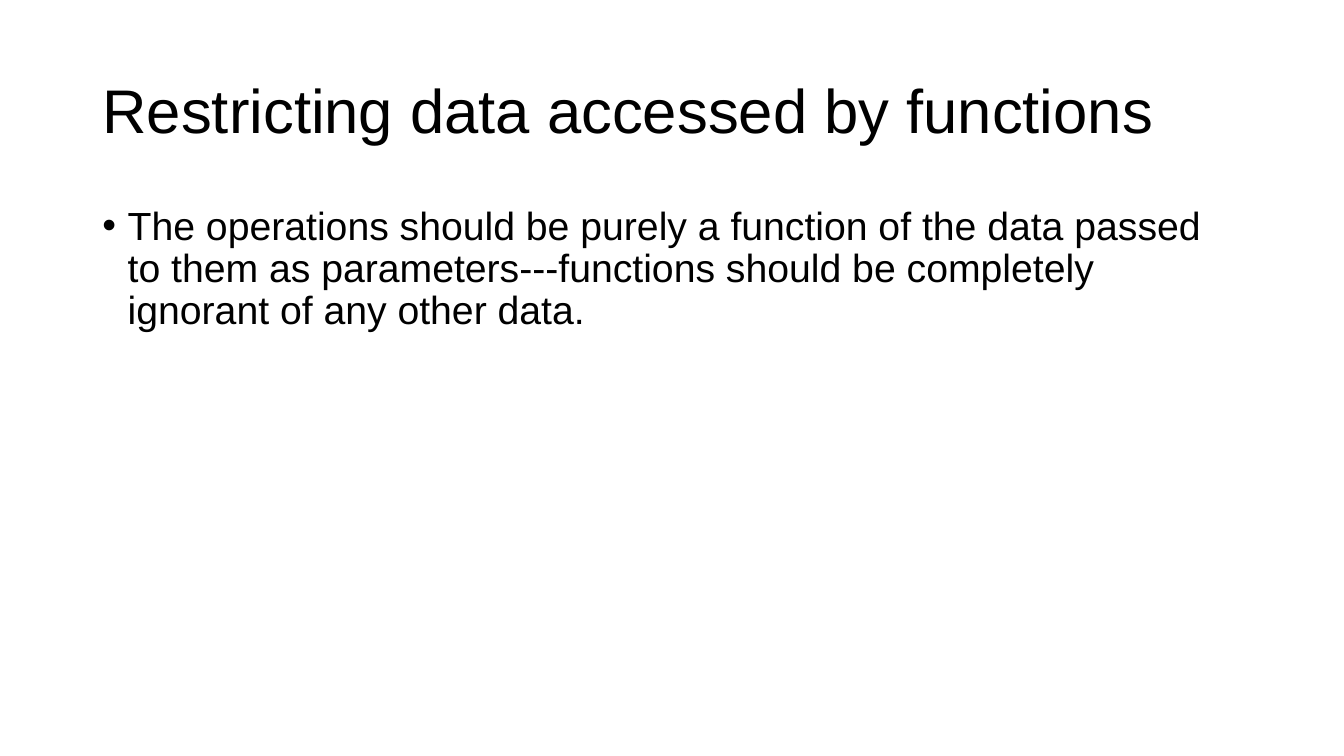
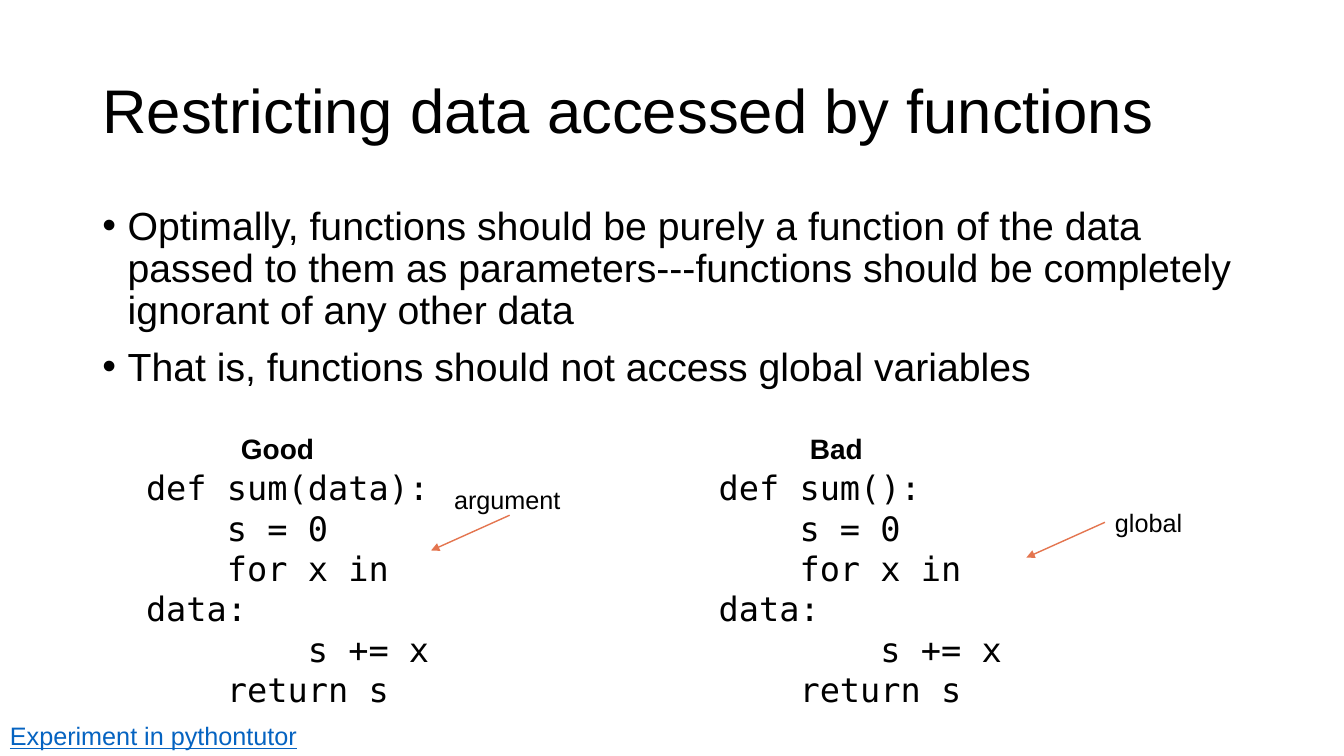
Before and after one commit to parrt/msds501, a slide deck: slide 21 of slides/functions.pptx (slide 16 before the commit). Drawn at 1344x756 pixels with LibreOffice and Linux fonts; fonts in the diff are those of the drawing; background and template pictures are left out. Boxes give left, top, right and bottom in pixels: in the first picture for what was removed or moved away, otherwise in the second. Text is boxed around its words. In the diff, an @@ line names an element or a change of style, - is before the commit and + after.

```diff
--- a/slides/functions.pptx
+++ b/slides/functions.pptx
@@ text at (128, 211, 1231, 389): text changed @@
-• The operations should be purely a function of the data passed to them as parameters---functions should be completely ignorant of any other data.
+• Optimally, functions should be purely a function of the data passed to them as parameters---functions should be completely ignorant of any other data
+• That is, functions should not access global variables
@@ text added at (241, 438, 314, 460), 20 pt, text #000000, bold @@
+Good
@@ text added at (810, 438, 863, 460), 20 pt, text #000000, bold @@
+Bad
@@ text added at (146, 474, 429, 703), 24 pt, text #000000 @@
+def sum(data):
+s = 0
+for x in data:
+s += x
+return s
@@ text added at (719, 474, 1002, 703), 24 pt, text #000000 @@
+def sum():
+s = 0
+for x in data:
+s += x
+return s
@@ text added at (454, 492, 560, 515), 18 pt, text #000000 @@
+argument
@@ arrow added from (510, 515) to (432, 551), #E4754F 1 pt @@
@@ arrow added from (1105, 522) to (1026, 558), #E4754F 1 pt @@
@@ text added at (1115, 513, 1182, 537), 18 pt, text #000000 @@
+global
@@ text added at (10, 726, 297, 751), 18 pt, text #0563C1, underline @@
+Experiment in pythontutor
```
Also in this commit, not shown: 10 other slides changed, 8 slides added, 4 other files.
